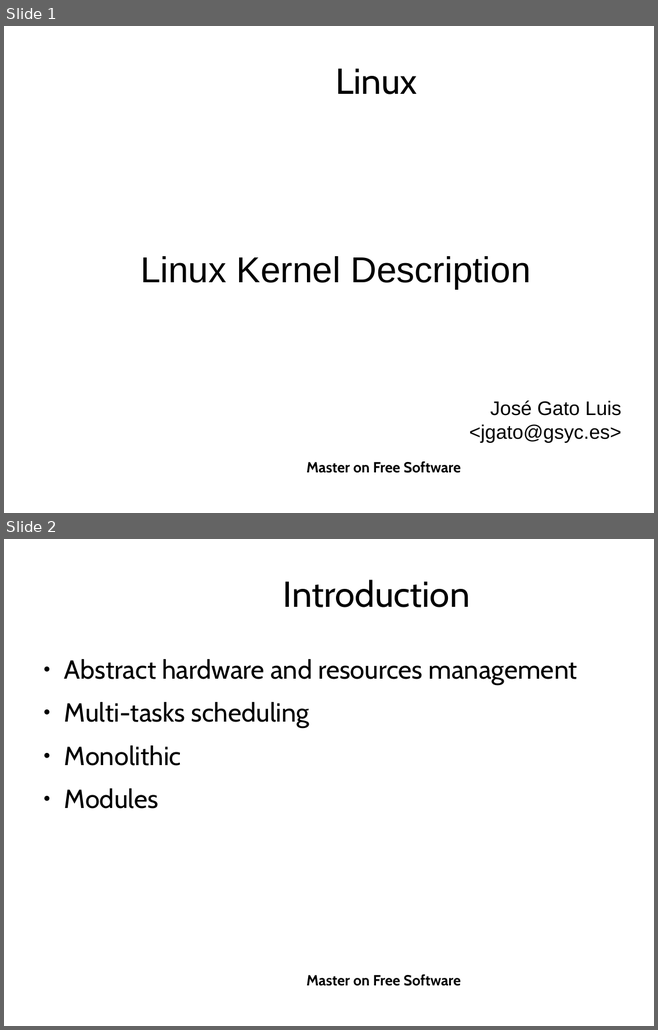
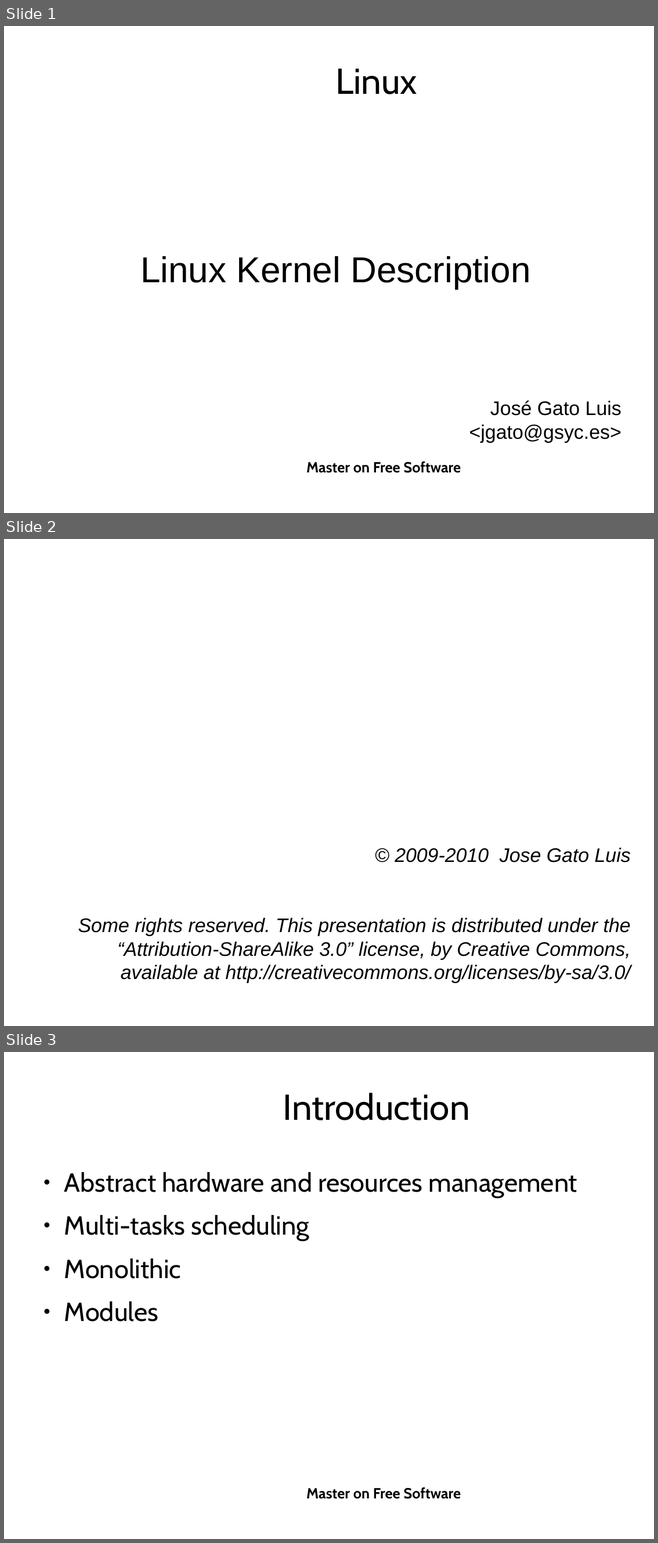
Before and after one commit to LibreLearning/libreteaching, a slide deck: mswl-madrid-2010-2011/cases-i/slides/linux-kernel/linuxKernelDescription.odp. Shown one above the other, each under a label of ours: slides 1 and 2 before the commit, slides 1, 2 and 3 after it. The pictures are 658x1030 and 658x1543 pixels, drawn with LibreOffice and Linux fonts; fonts in the diff are those of the drawing; background and template pictures are left out. Boxes give left, top, right and bottom in pixels: in the first picture for what was removed or moved away, otherwise in the second. Text is boxed around its words. In the diff, an @@ line names an element or a change of style, - is before the commit and + after.

Commit message:
date and license updated

```diff
--- a/mswl-madrid-2010-2011/cases-i/slides/linux-kernel/linuxKernelDescription.odp
+++ b/mswl-madrid-2010-2011/cases-i/slides/linux-kernel/linuxKernelDescription.odp
@@ slide 2 added at box(4, 539, 654, 1026), background #FFFFFF @@
@@ text added at box(78, 848, 630, 983), 24 pt, text #000000, italic @@
+© 2009-2010 Jose Gato Luis
+Some rights reserved. This presentation is distributed under the “Attribution-ShareAlike 3.0” license, by Creative Commons, available at http://creativecommons.org/licenses/by-sa/3.0/
@@ what was slide 2 is now slide 3 @@
```
